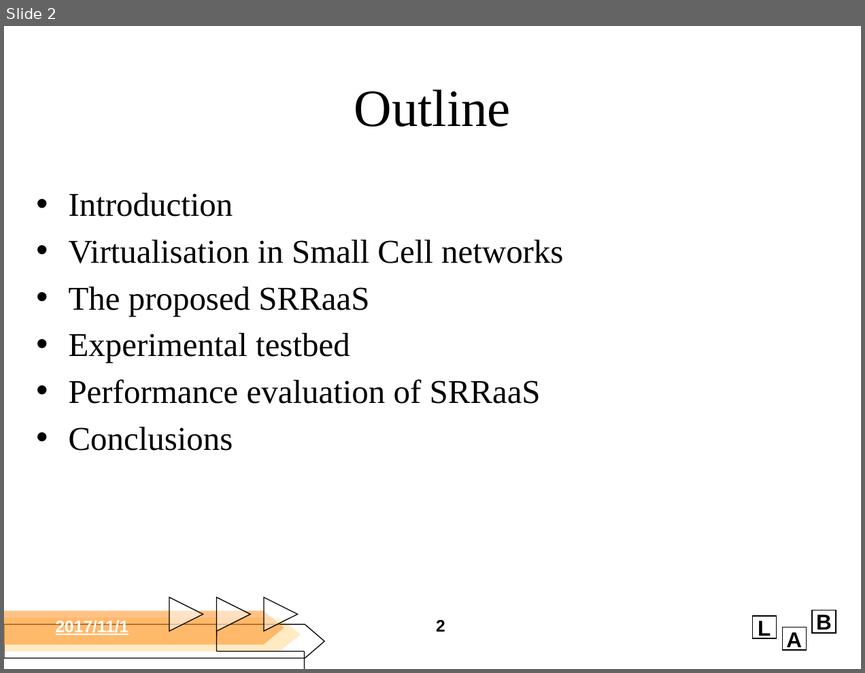
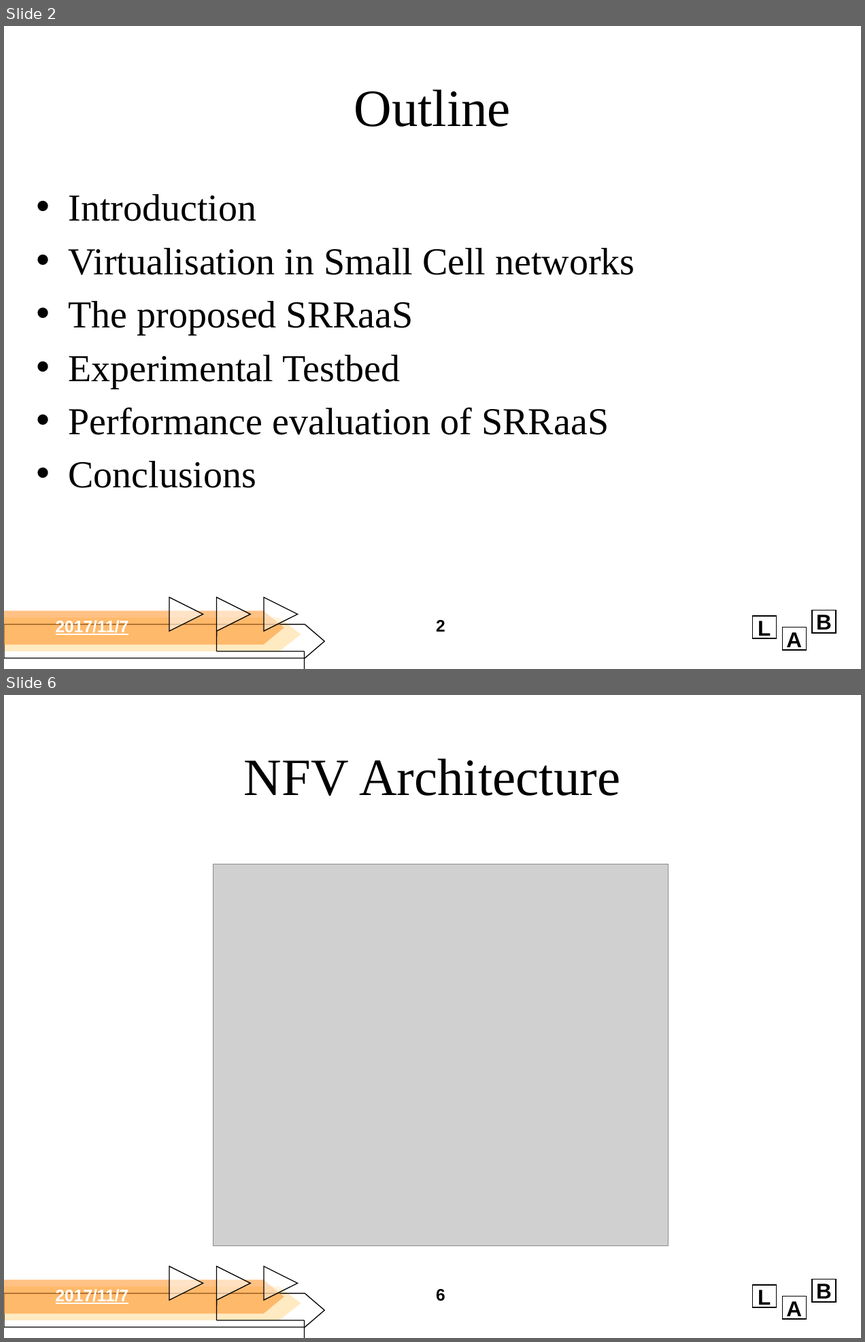
Before and after one commit to d26000523/ciis, a slide deck: homework/1109.pptx. Shown one above the other, each under a label of ours: slide 2 before the commit, slides 2 and 6 after it; the slides between them are not shown. The pictures are 865x673 and 865x1342 pixels, drawn with LibreOffice and Linux fonts; fonts in the diff are those of the drawing; grey boxes stand for pictures; background and template pictures are left out. Boxes give left, top, right and bottom in pixels: in the first picture for what was removed or moved away, otherwise in the second. Text is boxed around its words. In the diff, an @@ line names an element or a change of style, - is before the commit and + after.

```diff
--- a/homework/1109.pptx
+++ b/homework/1109.pptx
@@ slide 6 added at bbox=[4, 695, 861, 1338], background picture (left out); not listed: 12 template elements that a slide beside it also shows @@
@@ title added at bbox=[244, 758, 620, 796], 44 pt, text #000000 @@
+NFV Architecture
@@ picture added at bbox=[213, 864, 668, 1245] @@
@@ text added at bbox=[56, 1289, 129, 1304], 14 pt, text #FFFFFF, bold, underline @@
+2017/11/7
@@ page number added at bbox=[436, 1289, 445, 1301], 14 pt, text #000000, bold @@
+6
@@ slide 2 changed as well @@
@@ text at bbox=[69, 194, 634, 488]: size 28 to 32 pt in "Introduction", "Virtualisation in Small Cell networks", "The proposed SRRaaS", "Performance evaluation of SRRaaS" and 1 more places @@
@@ text at bbox=[69, 354, 400, 388]: text changed; size 28 to 32 pt @@
-• Experimental testbed
+• Experimental Testbed
@@ text at bbox=[56, 620, 129, 635]: text changed @@
-2017/11/1
+2017/11/7
```
Also in this commit, not shown: 3 other slides changed, 15 other slides added.
